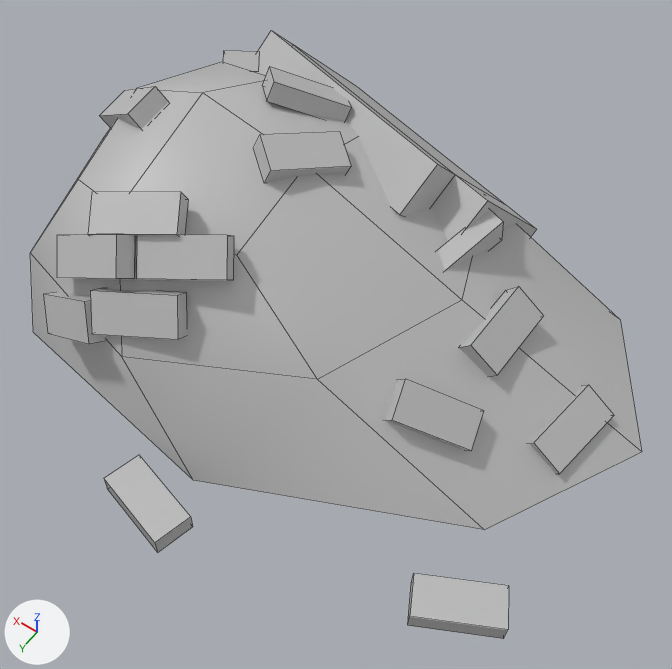
What one commit did to the FBX model WhiteBox_Temp/Assets/Models/Rubble_Pile_02.fbx.
One viewpoint serves both versions: a 50 mm camera at (0.03081, 0.01699, 0.01634) aimed at (0.03782, 0.00718, 0.00092). The lights are fixed; the arrows at lower left show +X, +Y and +Z. Mesh edges are drawn as thin lines. Where no turn or scale is listed for an object, it has been applied to the vertices.

In view in the first picture: 'BrickBundle_02', 'Bricks1', 'Mound'.
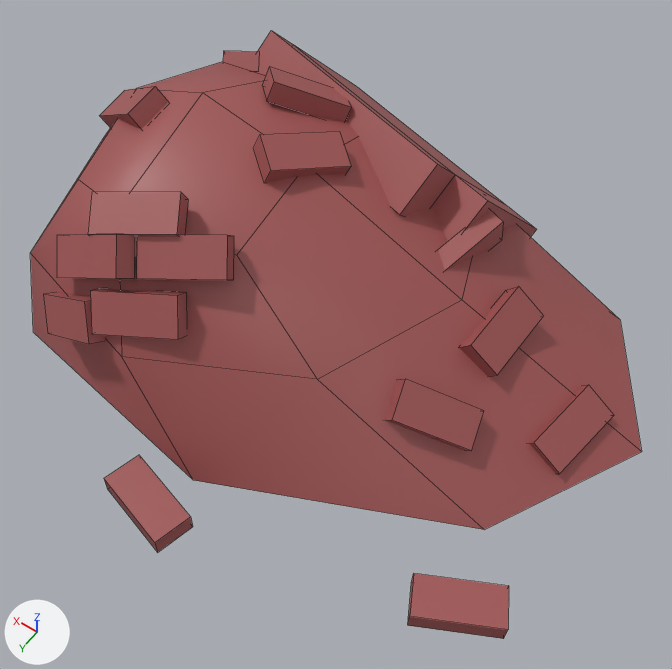
The newer file is also turned or shifted as a whole; pictures and numbers use the older file's frame.

The change, as a diff of the scene's bpy script:
```diff
--- a/WhiteBox_Temp/Assets/Models/Rubble_Pile_02.fbx.py
+++ b/WhiteBox_Temp/Assets/Models/Rubble_Pile_02.fbx.py
@@ mat_env_set_01 @@
+mat_env_set_01 = principled_material('Env_Set_01')
+mat_env_set_01.base_color = (0.358, 0.0912, 0.0912)  # brown #a15555
@@ me_mesh_001 @@
 me_mesh_001.from_pydata(...)  # 120 vertices, 90 faces; spans x 0.00218..0.01485, y -0.00069..0.00973, z -0.00385..0.00113
-me_mesh_001.materials.append(mat_lambert1)  # grey #bcbcbc
+me_mesh_001.materials.append(mat_env_set_01)  # brown #a15555
@@ me_mesh @@
 me_mesh.from_pydata(...)  # 25 vertices, 20 faces; spans x -0.00621..0.00843, y -0.00395..0.00624, z -0.00233..0.00247
-me_mesh.materials.append(mat_lambert1)  # grey #bcbcbc
+me_mesh.materials.append(mat_env_set_01)  # brown #a15555
@@ me_mesh_002 @@
 me_mesh_002.from_pydata(...)  # 16 vertices, 11 faces; spans x -0.00359..0.00359, y -0.00264..0.00239, z -0.00204..0.00204
-me_mesh_002.materials.append(mat_lambert1)  # grey #bcbcbc
+me_mesh_002.materials.append(mat_env_set_01)  # brown #a15555
```

Pixel boxes (x1, y1, x2, y2) of what changed, in the pictures (672 x 669 px):
'Mound', recoloured (grey to brown)
    both: (30, 62, 642, 530)
'Bricks1', recoloured (grey to brown)
    both: (43, 51, 614, 639)
'BrickBundle_02', recoloured (grey to brown)
    both: (257, 30, 537, 241)
